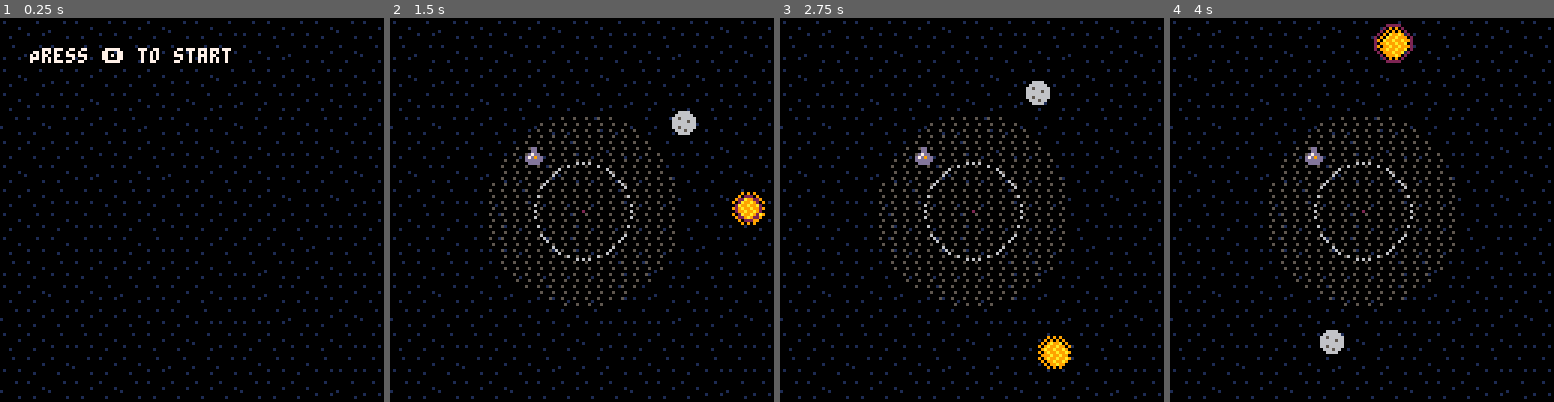
Above: before the commit, frames 1-4 (left to right).
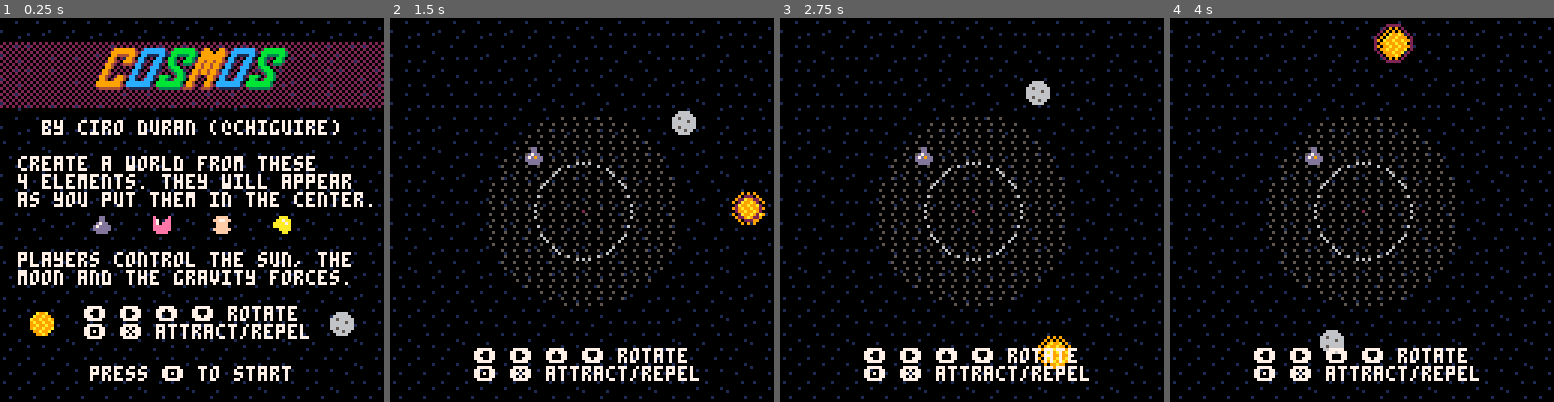
Above: after the commit, the same moments.

Repository: chiguire/cosmos_ggj22
Game: PICO-8 cartridge cosmos.p8
The game is run twice, just before and just after one commit, with the same random seed, the same clock (stepped at 60 frames per second) and the same inputs.
Inputs:
- Up to frame 1 (0.25 s): no input
- Up to frame 2 (1.5 s): tap O (Z key) at 0.33, 0.7, 1.43 s; tap X (X key) at 1.07 s
- Up to frame 3 (2.75 s): hold Left 1.97-2.37 s; hold P2 Right 1.97-2.37 s; tap X (X key) at 2.07, 2.4, 2.73 s; tap O (Z key) at 2.22 s; hold Down from 2.42 s (still down); hold P2 Up from 2.42 s (still down)
- Up to frame 4 (4 s): release Down at 2.82 s; release P2 Up at 2.82 s; hold Right 2.87-3.53 s; hold P2 Left 2.87-3.53 s; tap X (X key) at 3.07, 3.4, 3.73 s; tap O (Z key) at 3.1, 3.98 s; hold Up from 3.58 s (still down); hold P2 Down from 3.58 s (still down)

The runs differ from the first frame. In frame 1, 28% of the frame differs, in the area x 0-100%, y 0-100%; in frame 2, 7.5%; in frame 3, 7.5%; in frame 4, 7.5%.

Commit message:
Final delivery for Global Game Jam 2022

Diff:
--- a/cosmos.p8
+++ b/cosmos.p8
@@ -21,18 +21,18 @@
 moon_radius=45
 moon_mass=1
 earth_radius=32
-max_intensity=50.0
+max_intensity=30.0
 gravity_constant=10
 dot_maxradius_mult=1.2 -- wrt earth_radius
 dot_increaseradius_mult=0.5 -- wrt earth_radius
 dot_decreaseradius_mult=1.0 -- wrt earth_radius
 dot_increaseintensity=0.2
 dot_decreaseintensity=0.1
-abundant_timer_increase = 0.05
+abundant_timer_increase = 0.03
 current_intensities=1
 music_reserved_channels=2|4|8
 current_music=false
-
+wininput_disabled_timer=90
 
 input = {
 	sun = {
@@ -55,7 +55,7 @@
 moods={
 	{
 		intensity=0,
-		color=70,
+		color=32,
 		bg_color=2,
 		start_angle=1.00,
 		abundant_timer=0,
@@ -70,7 +70,7 @@
 	},
 	{
 		intensity=0,
-		color=74,
+		color=33,
 		bg_color=1,
 		start_angle=0.25,
 		abundant_timer=0,
@@ -85,7 +85,7 @@
 	},
 	{
 		intensity=0,
-		color=73,
+		color=34,
 		bg_color=3,
 		start_angle=0.50,
 		abundant_timer=0,
@@ -100,7 +100,7 @@
 	},
 	{
 		intensity=0,
-		color=71,
+		color=35,
 		bg_color=4,
 		start_angle=0.75,
 		abundant_timer=0,
@@ -120,6 +120,7 @@
 }
 
 function _init()
+	cls(0)
 	go_to_gamestate("menustart")
 end
 
@@ -150,6 +151,7 @@
 end
 
 function start_win()
+	wininput_disabled_timer=150
 	music(15)
 end
 
@@ -315,7 +317,11 @@
 end
 
 function update_win()
-	if (btnp(4,0) or btnp(4,1) or btnp(5,0) or btnp(5,1)) then
+	if (wininput_disabled_timer > 0) then
+		wininput_disabled_timer -= 1
+	end
+
+	if (wininput_disabled_timer == 0 and btnp(4,0) or btnp(4,1) or btnp(5,0) or btnp(5,1)) then
 		go_to_gamestate("menustart")
 	end
 end
@@ -423,7 +429,21 @@
 function draw_menustart()
 	cls(0)
 	map(0, 0, 0, 0, 16, 16)
-	print("Press \x8e to start", 10, 10, 7)
+	fillp(0b1010010110100101.1)
+	rectfill(0, 8, 128, 29, 2)
+	zspr(7, 8, 2, 32, 12.5+2*sin(time()/2.0), 1)
+	print("by ciro duran (@chiguire)", 14, 34, 7)
+	print("create a world from these\n4 elements. they will appear\nas you put them in the center.", 6, 46, 7)
+	spr(moods[1].dotspr, 30, 65)
+	spr(moods[2].dotspr, 50, 65)
+	spr(moods[3].dotspr, 70, 65)
+	spr(moods[4].dotspr, 90, 65)
+	print("players control the sun, the\nmoon and the gravity forces.", 6, 78, 7)
+	spr(1, 10, 98)
+	print("\x8b \x91 \x94 \x83 rotate\n\x8e \x97 attract/repel", 28, 96, 7)
+	spr(6, 110, 98)
+
+	print("press \x8e to start", 30, 116, 7)
 end
 
 function draw_playing()
@@ -462,11 +482,11 @@
 	   spr(m.dotspr, m.dotx-4, m.doty-4)
 	   dotincreasestatus=dotstatus(m.dotx,m.doty)
 	   if (dotincreasestatus == "+") then
+		   spr(16,m.dotx-1,m.doty-1)
+	   elseif (dotincreasestatus == "-") then
 		   spr(18,m.dotx-1,m.doty-1)
-	   elseif (dotincreasestatus == "-") then
-		   spr(20,m.dotx-1,m.doty-1)
 	   else
-		   spr(19,m.dotx-1,m.doty-1)
+		   spr(17,m.dotx-1,m.doty-1)
 	   end
 	end
 
@@ -501,13 +521,16 @@
 	   x,y=polarcoord(cx,cy,moon_radius,moon_angle)
 	   circ(x-1, y-1, 7-(time()*5%3), 2)
 	end
+
+	print("\x8b \x91 \x94 \x83 rotate\n\x8e \x97 attract/repel", 28,110, 7)
 end
 
 function draw_win()
-	fillp(0b0101101001011010.1)
-	rectfill(0, 0, 128, 128, 0)
-
-	print("You won", 10, 10, 7)
+	zspr(65, 8, 8, 33, 33, 1)
+	fillp(0)
+	rectfill(0, 106, 128, 124, 2)
+	zspr(39, 9, 2, 32, 108, 1)
+	print("press \x8e to return to menu", 15, 99, 7)
 end
 
 -- draw a star
@@ -753,48 +776,109 @@
 
 
 
+…(61 lines of a section not shown)…
 __map__
-1828381828181838182828182818381818181818181818181818181818181800000000000000000000000000000000000000000000000000000000000000000000000000000000000000000000000000000000000000000000000000000000000000000000000000000000000000000000000000000000000000000000000000
-2838182818381818281818283818183818281818281818181818181818181800000000000000000000000000000000000000000000000000000000000000000000000000000000000000000000000000000000000000000000000000000000000000000000000000000000000000000000000000000000000000000000000000
-1838281818181828183828181838182818182828281818181818181818181800000000000000000000000000000000000000000000000000000000000000000000000000000000000000000000000000000000000000000000000000000000000000000000000000000000000000000000000000000000000000000000000000
-1828281838182818382838381818281818182818181818181818181818181800000000000000000000000000000000000000000000000000000000000000000000000000000000000000000000000000000000000000000000000000000000000000000000000000000000000000000000000000000000000000000000000000
-3818381818283818281838381828181818181828181818181818181818181800000000000000000000000000000000000000000000000000000000000000000000000000000000000000000000000000000000000000000000000000000000000000000000000000000000000000000000000000000000000000000000000000
-1818181828181828183818282818381818181818181818181818181818181800000000000000000000000000000000000000000000000000000000000000000000000000000000000000000000000000000000000000000000000000000000000000000000000000000000000000000000000000000000000000000000000000
-1838182838182838181818281818183838281818181818181818181818181800000000000000000000000000000000000000000000000000000000000000000000000000000000000000000000000000000000000000000000000000000000000000000000000000000000000000000000000000000000000000000000000000
-1818282818281818182818183818382818282818181818181818181818181800000000000000000000000000000000000000000000000000000000000000000000000000000000000000000000000000000000000000000000000000000000000000000000000000000000000000000000000000000000000000000000000000
-1828182828181828181818181828281828281828183818181818181818181800000000000000000000000000000000000000000000000000000000000000000000000000000000000000000000000000000000000000000000000000000000000000000000000000000000000000000000000000000000000000000000000000
-1828182828182828181818182838181818183818383818181818181818181800000000000000000000000000000000000000000000000000000000000000000000000000000000000000000000000000000000000000000000000000000000000000000000000000000000000000000000000000000000000000000000000000
-2818281818181818182828381818282838183818381818181818181818181800000000000000000000000000000000000000000000000000000000000000000000000000000000000000000000000000000000000000000000000000000000000000000000000000000000000000000000000000000000000000000000000000
-1818381828382818182828381828181818383818181818181818181818181800000000000000000000000000000000000000000000000000000000000000000000000000000000000000000000000000000000000000000000000000000000000000000000000000000000000000000000000000000000000000000000000000
-3818181818182818282828283818183818381838183818181818181818181800000000000000000000000000000000000000000000000000000000000000000000000000000000000000000000000000000000000000000000000000000000000000000000000000000000000000000000000000000000000000000000000000
-1818282818281818382818182818282818381838181818181818181818181800000000000000000000000000000000000000000000000000000000000000000000000000000000000000000000000000000000000000000000000000000000000000000000000000000000000000000000000000000000000000000000000000
-2818183818182838383818281828282818281818181818181818181818181800000000000000000000000000000000000000000000000000000000000000000000000000000000000000000000000000000000000000000000000000000000000000000000000000000000000000000000000000000000000000000000000000
-3818381818381818181838181828382828381818181838181818181818181800000000000000000000000000000000000000000000000000000000000000000000000000000000000000000000000000000000000000000000000000000000000000000000000000000000000000000000000000000000000000000000000000
-0000380038000038000000382838000028383838003838000000000000000000000000000000000000000000000000000000000000000000000000000000000000000000000000000000000000000000000000000000000000000000000000000000000000000000000000000000000000000000000000000000000000000000
-0000000000000000000000000000000000000000280000000000000000000000000000000000000000000000000000000000000000000000000000000000000000000000000000000000000000000000000000000000000000000000000000000000000000000000000000000000000000000000000000000000000000000000
-…(26 lines of a section not shown)…
+1514151514151513131414141415141300000000000000000000000000000000000000000000000000000000000000000000000000000000000000000000000000000000000000000000000000000000000000000000000000000000000000000000000000000000000000000000000000000000000000000000000000000000
+1513141415141515141313141415151300000000000000000000000000000000000000000000000000000000000000000000000000000000000000000000000000000000000000000000000000000000000000000000000000000000000000000000000000000000000000000000000000000000000000000000000000000000
+1513131414151515131315151415131500000000000000000000000000000000000000000000000000000000000000000000000000000000000000000000000000000000000000000000000000000000000000000000000000000000000000000000000000000000000000000000000000000000000000000000000000000000
+1514141414131314151514141315141300000000000000000000000000000000000000000000000000000000000000000000000000000000000000000000000000000000000000000000000000000000000000000000000000000000000000000000000000000000000000000000000000000000000000000000000000000000
+1514151413131413141314131415151400000000000000000000000000000000000000000000000000000000000000000000000000000000000000000000000000000000000000000000000000000000000000000000000000000000000000000000000000000000000000000000000000000000000000000000000000000000
+1313151413131515151314131415131300000000000000000000000000000000000000000000000000000000000000000000000000000000000000000000000000000000000000000000000000000000000000000000000000000000000000000000000000000000000000000000000000000000000000000000000000000000
+1513141514151514151413141313151300000000000000000000000000000000000000000000000000000000000000000000000000000000000000000000000000000000000000000000000000000000000000000000000000000000000000000000000000000000000000000000000000000000000000000000000000000000
+1513141415151313151313131415151500000000000000000000000000000000000000000000000000000000000000000000000000000000000000000000000000000000000000000000000000000000000000000000000000000000000000000000000000000000000000000000000000000000000000000000000000000000
+1513141515151313151413141315131500000000000000000000000000000000000000000000000000000000000000000000000000000000000000000000000000000000000000000000000000000000000000000000000000000000000000000000000000000000000000000000000000000000000000000000000000000000
+1515141415141515151314151514151300000000000000000000000000000000000000000000000000000000000000000000000000000000000000000000000000000000000000000000000000000000000000000000000000000000000000000000000000000000000000000000000000000000000000000000000000000000
+1315151514151415151415151413151400000000000000000000000000000000000000000000000000000000000000000000000000000000000000000000000000000000000000000000000000000000000000000000000000000000000000000000000000000000000000000000000000000000000000000000000000000000
+1413131313141315141415141313141500000000000000000000000000000000000000000000000000000000000000000000000000000000000000000000000000000000000000000000000000000000000000000000000000000000000000000000000000000000000000000000000000000000000000000000000000000000
+1313131413141314131414141513151400000000000000000000000000000000000000000000000000000000000000000000000000000000000000000000000000000000000000000000000000000000000000000000000000000000000000000000000000000000000000000000000000000000000000000000000000000000
+1314131515131314131314131515131500000000000000000000000000000000000000000000000000000000000000000000000000000000000000000000000000000000000000000000000000000000000000000000000000000000000000000000000000000000000000000000000000000000000000000000000000000000
+1313131413131413131313131414131500000000000000000000000000000000000000000000000000000000000000000000000000000000000000000000000000000000000000000000000000000000000000000000000000000000000000000000000000000000000000000000000000000000000000000000000000000000
+1313131313131513151513151313151300000000000000000000000000000000000000000000000000000000000000000000000000000000000000000000000000000000000000000000000000000000000000000000000000000000000000000000000000000000000000000000000000000000000000000000000000000000
+…(28 lines of a section not shown)…
Not shown, changed: 155 lines of the sprite sheet (__gfx__) section of cosmos.p8
Not shown, changed: the thumbnail (__label__) section of cosmos.p8
Not shown, changed: the music (__music__) section of cosmos.p8
Not shown, changed: the sound effects (__sfx__) section of cosmos.p8
